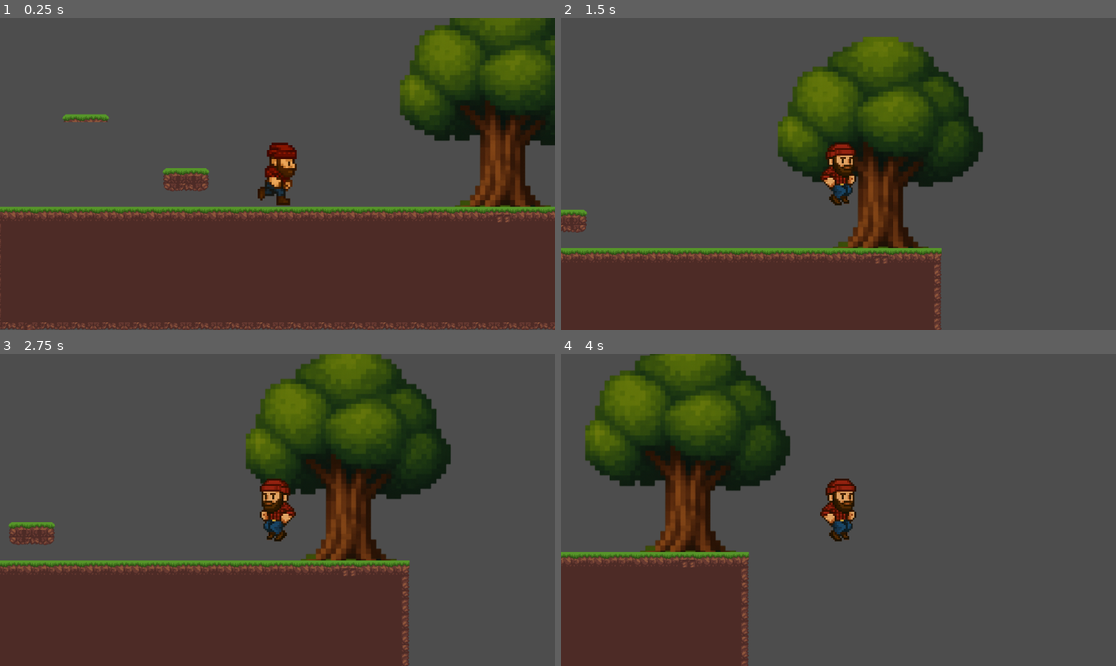
Above: before the commit, frames 1-4 (two rows, left to right).
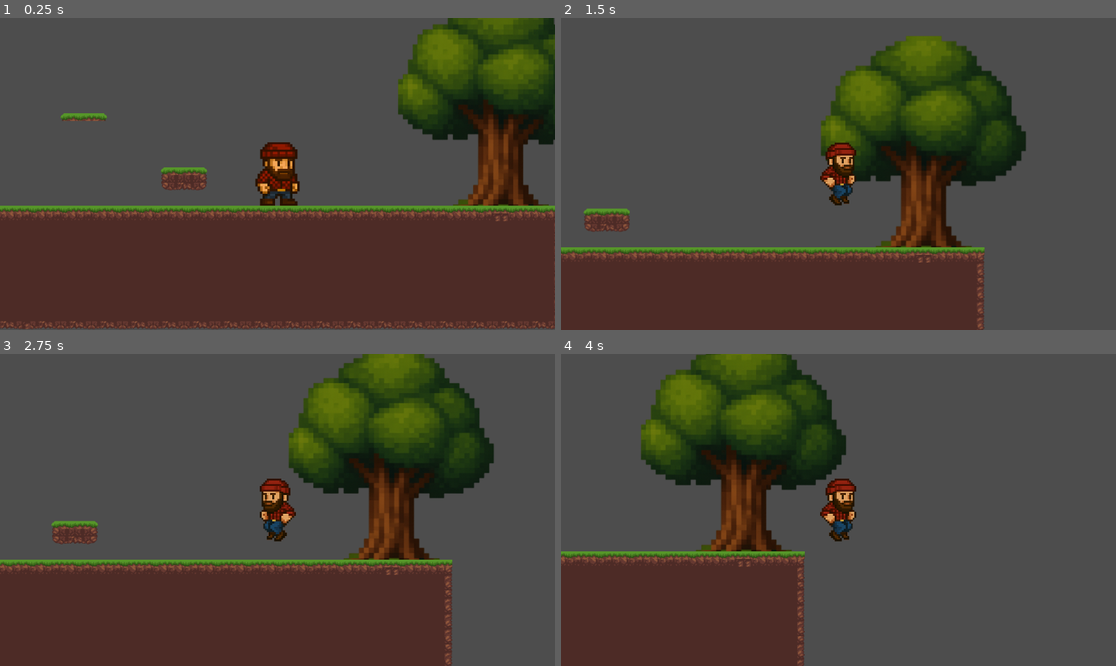
Above: after the commit, the same moments.

Repository: LeonardoRodeghiero/JogoDoLenhador
Game: Godot game, scene res://Mapas/cena.tscn
Two runs of this game, one before a commit and one after it. Both use one fixed random seed, a clock stepped at 60 frames per second and the inputs below.
Inputs (mouse positions are in pixels of both pictures, inside the frame that each line leads up to):
- Up to frame 1 (0.25 s): no input
- Up to frame 2 (1.5 s): tap Enter at 0.5 s; move the mouse to (960, 158) at 0.52 s; press the mouse at (960, 158) at 0.53 s; hold D (direita) from 0.53 s (still down); tap W (pulo) at 0.77, 0.8, 1.07, 1.35 s; move the mouse to (727, 189) at 1.27 s; release the mouse at (727, 189) at 1.28 s
- Up to frame 3 (2.75 s): tap W (pulo) at 1.52, 1.82, 2.3 s; click (166, 525) at 1.55 s; move the mouse to (333, 441) at 2.02 s; release D (direita) at 2.03 s; press the mouse at (333, 441) at 2.03 s; hold A (esquerda) from 2.03 s (still down)
- Up to frame 4 (4 s): move the mouse to (810, 572) at 2.77 s; release A (esquerda) at 2.78 s; release the mouse at (810, 572) at 2.78 s; hold D (direita) from 2.78 s (still down); click (810, 572) at 2.85 s; tap W (pulo) at 3.02, 3.32, 3.6, 3.77 s; move the mouse to (1005, 556) at 3.52 s

The runs differ from the first frame. In frame 1, 5.1% of the frame differs, in the area x 0-100%, y 0-100%; in frame 2, 20%; in frame 3, 21%; in frame 4, 21%, in the area x 0-52%, y 0-100%.

Commit message:
testando++

Diff:
--- a/Mapas/cena.tscn
+++ b/Mapas/cena.tscn
@@ -9,12 +9,12 @@
 [node name="Carvalho" parent="." instance=ExtResource("3_h1nd1")]
 position = Vector2(1005, 164)
 
-[node name="Player" parent="." instance=ExtResource("1_p86sy")]
-position = Vector2(542, 311)
-slide_on_ceiling = false
-
 [node name="Chao" type="Node2D" parent="."]
 
 [node name="chao" type="TileMapLayer" parent="Chao"]
 tile_map_data = PackedByteArray("AAAAABgAAgABAAAAAAABABgAAgABAAAAAAACABgAAgACAAAAAAADABgAAgADAAAAAAAEABgAAgAEAAAAAAAFAB …(19248 unchanged characters)…
 tile_set = ExtResource("3_d7c3a")
+
+[node name="Player" parent="." instance=ExtResource("1_p86sy")]
+position = Vector2(546, 318)
+slide_on_ceiling = false
--- a/TileSets/chao.tres
+++ b/TileSets/chao.tres
@@ -5,21 +5,21 @@
 [sub_resource type="TileSetAtlasSource" id="TileSetAtlasSource_ia4wi"]
 texture = ExtResource("1_4nyrc")
 0:0/0 = 0
-0:0/0/physics_layer_0/polygon_0/points = PackedVector2Array(8, -8, 8, 8, -5.8966, 8, -5.47812, -4.50731, -1.73358, -8)
+0:0/0/physics_layer_0/polygon_0/points = PackedVector2Array(-2.9483, -5.28237, -4.79099, -1.71984, -5.77376, 1.47415, -5.52807, 8, 8, 8, 8, -5.52807)
 1:0/0 = 0
-1:0/0/physics_layer_0/polygon_0/points = PackedVector2Array(-8, -8, -8, 8, 8, 8, 8, -8)
+1:0/0/physics_layer_0/polygon_0/points = PackedVector2Array(-8, -6.29291, -8, 8, 8, 8, 8, -6.209)
 2:0/0 = 0
-2:0/0/physics_layer_0/polygon_0/points = PackedVector2Array(-8, -8, -8, 8, 8, 8, 8, -8)
+2:0/0/physics_layer_0/polygon_0/points = PackedVector2Array(-8, -6.29291, -8, 8, 8, 8, 8, -6.209)
 3:0/0 = 0
-3:0/0/physics_layer_0/polygon_0/points = PackedVector2Array(-8, -8, -8, 8, 8, 8, 8, -8)
+3:0/0/physics_layer_0/polygon_0/points = PackedVector2Array(-8, -6.29291, -8, 8, 8, 8, 8, -6.209)
 4:0/0 = 0
-4:0/0/physics_layer_0/polygon_0/points = PackedVector2Array(-8, -8, -8, 8, 8, 8, 8, -8)
+4:0/0/physics_layer_0/polygon_0/points = PackedVector2Array(-8, -6.29291, -8, 8, 8, 8, 8, -6.209)
 5:0/0 = 0
-5:0/0/physics_layer_0/polygon_0/points = PackedVector2Array(-8, -8, -8, 8, 5.8966, 8, 5.47812, -4.50731, 1.73358, -8)
+5:0/0/physics_layer_0/polygon_0/points = PackedVector2Array(2.9483, -5.28237, 4.79099, -1.71984, 5.77376, 1.47415, 5.52807, 8, -8, 8, -8, -5.52807)
 6:0/0 = 0
-6:0/0/physics_layer_0/polygon_0/points = PackedVector2Array(8, -8, 8, 8, -5.8966, 8, -5.47812, -4.50731, -1.73358, -8)
+6:0/0/physics_layer_0/polygon_0/points = PackedVector2Array(-2.9483, -5.28237, -4.79099, -1.71984, -5.77376, 1.47415, -5.52807, 8, 8, 8, 8, -5.52807)
 7:0/0 = 0
-7:0/0/physics_layer_0/polygon_0/points = PackedVector2Array(-8, -8, -8, 8, 5.8966, 8, 5.47812, -4.50731, 1.73358, -8)
+7:0/0/physics_layer_0/polygon_0/points = PackedVector2Array(2.9483, -5.28237, 4.79099, -1.71984, 5.77376, 1.47415, 5.52807, 8, -8, 8, -8, -5.52807)
 0:1/0 = 0
 1:1/0 = 0
 2:1/0 = 0
@@ -67,9 +67,9 @@
 4:6/0 = 0
 5:6/0 = 0
 6:6/0 = 0
-6:6/0/physics_layer_0/polygon_0/points = PackedVector2Array(8, -8, 8, 8, -5.8966, 8, -5.47812, -4.50731, -1.73358, -8)
+6:6/0/physics_layer_0/polygon_0/points = PackedVector2Array(-2.9483, -5.28237, -4.79099, -1.71984, -5.77376, 1.47415, -5.52807, 8, 8, 8, 8, -5.52807)
 7:6/0 = 0
-7:6/0/physics_layer_0/polygon_0/points = PackedVector2Array(-8, -8, -8, 8, 5.8966, 8, 5.47812, -4.50731, 1.73358, -8)
+7:6/0/physics_layer_0/polygon_0/points = PackedVector2Array(2.9483, -5.28237, 4.79099, -1.71984, 5.77376, 1.47415, 5.52807, 8, -8, 8, -8, -5.52807)
 8:6/0 = 0
 9:6/0 = 0
 0:7/0 = 0
@@ -85,15 +85,15 @@
 0:8/0 = 0
 1:8/0 = 0
 2:8/0 = 0
-2:8/0/physics_layer_0/polygon_0/points = PackedVector2Array(-8, -8, -8, 8, 8, 8, 8, -8)
+2:8/0/physics_layer_0/polygon_0/points = PackedVector2Array(-8, -6.29291, -8, 8, 8, 8, 8, -6.209)
 3:8/0 = 0
-3:8/0/physics_layer_0/polygon_0/points = PackedVector2Array(-8, -8, -8, 8, 8, 8, 8, -8)
+3:8/0/physics_layer_0/polygon_0/points = PackedVector2Array(-8, -6.29291, -8, 8, 8, 8, 8, -6.209)
 4:8/0 = 0
 5:8/0 = 0
 6:8/0 = 0
-6:8/0/physics_layer_0/polygon_0/points = PackedVector2Array(8, -8, 8, 8, -5.8966, 8, -5.47812, -4.50731, -1.73358, -8)
+6:8/0/physics_layer_0/polygon_0/points = PackedVector2Array(-2.9483, -5.28237, -4.79099, -1.71984, -5.77376, 1.47415, -5.52807, 8, 8, 8, 8, -5.52807)
 7:8/0 = 0
-7:8/0/physics_layer_0/polygon_0/points = PackedVector2Array(-8, -8, -8, 8, 8, 8, 8, -8)
+7:8/0/physics_layer_0/polygon_0/points = PackedVector2Array(-8, -6.29291, -8, 8, 8, 8, 8, -6.209)
 8:8/0 = 0
 9:8/0 = 0
 0:9/0 = 0
--- a/scenes/carvalho.gd
+++ b/scenes/carvalho.gd
@@ -16,7 +16,7 @@
 
 func caindo():
 	var tween = create_tween()
-	tween.tween_property($Marker2D, "rotation", deg_to_rad(-90), 4).set_trans(Tween.TRANS_EXPO)
+	tween.tween_property($Marker2D, "rotation", deg_to_rad(90), 4).set_trans(Tween.TRANS_EXPO)
 	await get_tree().create_timer(5).timeout
 	queue_free()
 
--- a/scenes/player.gd
+++ b/scenes/player.gd
@@ -1,11 +1,13 @@
 extends CharacterBody2D
 
-
+enum Estado { CORRENDO, ATACANDO, PULANDO }
+var estado_atual
 var direcao: String
 const GRAVITY = 800
 const PULO = -400
 var velocidade: int = 400
 var pulando: bool = false
+var parado: bool = false
 signal ataque
 
 # Called when the node enters the scene tree for the first time.
@@ -20,12 +22,21 @@
 func _physics_process(delta: float) -> void:
 	var direction_velocity:Vector2
 
-	if Input.is_action_pressed("direita"):
+	if Input.is_action_pressed("esquerda") and Input.is_action_pressed("direita") and $Animacao.animation not in ['ataque_dir', 'ataque_esq']:
+		if direcao == 'dir':
+			$Animacao.play("rest_dir")
+		if direcao == 'esq':
+			$Animacao.play("rest_esq")
+		parado = true
+	elif Input.is_action_pressed("direita") and $Animacao.animation not in ['ataque_dir', 'ataque_esq']:
 		direction_velocity.x = 1
 		direcao = "dir"
-	elif Input.is_action_pressed("esquerda"):
+		parado = false
+	elif Input.is_action_pressed("esquerda") and $Animacao.animation not in ['ataque_dir', 'ataque_esq']:
 		direction_velocity.x = -1
 		direcao = "esq"
+		parado = false
+
 	if is_on_floor():
 		pulando = false
 		if $Animacao.animation == "pulo_dir" or $Animacao.animation == "pulo_esq":
@@ -39,22 +50,22 @@
 		if Input.is_action_pressed("ataque"):
 			if direcao == 'dir':
 				$Animacao.play("ataque_dir")
-			if direcao == 'esq':
+			elif direcao == 'esq':
 				$Animacao.play("ataque_esq")
 
-		elif Input.is_action_pressed("direita"):
+		elif Input.is_action_pressed("direita") and not parado:
 			$Animacao.play("correr_dir")
-
-		elif Input.is_action_pressed("esquerda"):
+		elif Input.is_action_pressed("esquerda") and not parado:
 			$Animacao.play("correr_esq")
 
-		else:
+
+		elif not Input.is_action_pressed("direita") and not  Input.is_action_pressed("esquerda"):
 			if direcao == 'dir':
-				$Animacao.play("correr_dir")
-				$Animacao.pause()
-			if direcao == 'esq':
-				$Animacao.play("correr_esq")
-				$Animacao.pause()
+				$Animacao.play("rest_dir")
+			elif direcao == 'esq':
+				$Animacao.play("rest_esq")
+
+
 	if Input.is_action_just_pressed("pulo") and is_on_floor():
 		velocity.y += PULO
 		pulando = true
@@ -69,9 +80,24 @@
 		#print("nao ta no chao")
 	if not is_on_floor() and pulando:
 		if direcao == 'dir':
-			$Animacao.play("pulo_dir")
+			if $Animacao.frame == 2:
+				$Animacao.play("pulo_dir")
+				$Animacao.stop()
+				$Animacao.frame = 2
+
+
+			#if $Animacao.animation == "pulo_dir" and $Animacao.frame == 2:
+				#$Animacao.pause()
 		if direcao == 'esq':
-			$Animacao.play("pulo_esq")
+			if $Animacao.frame == 2:
+				$Animacao.play("pulo_esq")
+				$Animacao.stop()
+				$Animacao.frame = 2
+
+
+
+			#if $Animacao.animation == "pulo_esq" and $Animacao.frame == 2:
+				#$Animacao.pause()
 	velocity.x = direction_velocity.x * velocidade
 
 	#print(pulando)
--- a/scenes/player.tscn
+++ b/scenes/player.tscn
@@ -29,8 +29,14 @@
 [ext_resource type="Texture2D" uid="uid://dlxrvtwpyqm6w" path="res://graphics/player/walking/player_esq/player_esq_7.png" id="13_60mlk"]
 [ext_resource type="Texture2D" uid="uid://bts5i5kqgyix3" path="res://graphics/player/running/esq/run_esq_3.png" id="13_487ah"]
 [ext_resource type="Texture2D" uid="uid://omuyh0lefiu5" path="res://graphics/player/walking/player_esq/player_esq_8.png" id="14_i4ail"]
-[ext_resource type="Texture2D" uid="uid://c6ayryggypew1" path="res://graphics/player/jumping/jump_dir.png" id="18_4r5pv"]
-[ext_resource type="Texture2D" uid="uid://dqauu14ovyo7j" path="res://graphics/player/jumping/jump_esq.png" id="19_4r5pv"]
+[ext_resource type="Texture2D" uid="uid://cp3v4jyjw7jg5" path="res://graphics/player/jumping/dir/jump_dir_1.png" id="30_487ah"]
+[ext_resource type="Texture2D" uid="uid://dly153hsga7co" path="res://graphics/player/jumping/dir/jump_dir_2.png" id="31_md1ol"]
+[ext_resource type="Texture2D" uid="uid://b0t4dxwbeqkk1" path="res://graphics/player/jumping/dir/jump_dir_3.png" id="32_bj30b"]
+[ext_resource type="Texture2D" uid="uid://dff7w0motu3u2" path="res://graphics/player/jumping/esq/jump_esq_1.png" id="33_bj30b"]
+[ext_resource type="Texture2D" uid="uid://d10460au27de7" path="res://graphics/player/jumping/esq/jump_esq_2.png" id="34_jc3p3"]
+[ext_resource type="Texture2D" uid="uid://dloh3cl6obj67" path="res://graphics/player/jumping/esq/jump_esq_3.png" id="35_hax0n"]
+[ext_resource type="Texture2D" uid="uid://vo01bdwx1sor" path="res://graphics/player/resting/rest_dir.png" id="36_jc3p3"]
+[ext_resource type="Texture2D" uid="uid://c74qdg5uaj2qk" path="res://graphics/player/resting/rest_esq.png" id="37_hax0n"]
 
 [sub_resource type="SpriteFrames" id="SpriteFrames_u8vuu"]
 animations = [{
@@ -149,19 +155,47 @@
 "speed": 30.0
 }, {
 "frames": [{
-"duration": 1.0,
-"texture": ExtResource("18_4r5pv")
+"duration": 1.7,
+"texture": ExtResource("30_487ah")
+}, {
+"duration": 1.5,
+"texture": ExtResource("31_md1ol")
+}, {
+"duration": 1.2,
+"texture": ExtResource("32_bj30b")
 }],
 "loop": false,
 "name": &"pulo_dir",
 "speed": 30.0
 }, {
 "frames": [{
-"duration": 1.0,
-"texture": ExtResource("19_4r5pv")
+"duration": 1.7,
+"texture": ExtResource("33_bj30b")
+}, {
+"duration": 1.5,
+"texture": ExtResource("34_jc3p3")
+}, {
+"duration": 1.2,
+"texture": ExtResource("35_hax0n")
 }],
 "loop": false,
 "name": &"pulo_esq",
+"speed": 30.0
+}, {
+"frames": [{
+"duration": 1.0,
+"texture": ExtResource("36_jc3p3")
+}],
+"loop": false,
+"name": &"rest_dir",
+"speed": 30.0
+}, {
+"frames": [{
+"duration": 1.0,
+"texture": ExtResource("37_hax0n")
+}],
+"loop": false,
+"name": &"rest_esq",
 "speed": 30.0
 }]
 
@@ -179,7 +213,7 @@
 [node name="Animacao" type="AnimatedSprite2D" parent="."]
 scale = Vector2(0.3, 0.3)
 sprite_frames = SubResource("SpriteFrames_u8vuu")
-animation = &"correr_esq"
+animation = &"rest_esq"
 speed_scale = 0.45
 
 [node name="CollisionShape2D" type="CollisionShape2D" parent="."]
Binary file added: graphics/player/jumping/dir/jump_dir_1.png
Not shown, changed: graphics/player/jumping/dir/jump_dir_1.png.import
Binary file added: graphics/player/jumping/dir/jump_dir_2.png
Not shown, added: graphics/player/jumping/dir/jump_dir_2.png.import
Renamed: graphics/player/jumping/jump_dir.png -> graphics/player/jumping/dir/jump_dir_3.png
Not shown, added: graphics/player/jumping/dir/jump_dir_3.png.import
Binary file added: graphics/player/jumping/esq/jump_esq_1.png
Not shown, added: graphics/player/jumping/esq/jump_esq_1.png.import
Binary file added: graphics/player/jumping/esq/jump_esq_2.png
Not shown, added: graphics/player/jumping/esq/jump_esq_2.png.import
Renamed: graphics/player/jumping/jump_esq.png -> graphics/player/jumping/esq/jump_esq_3.png
Not shown, added: graphics/player/jumping/esq/jump_esq_3.png.import
(and 5 more such lines)
